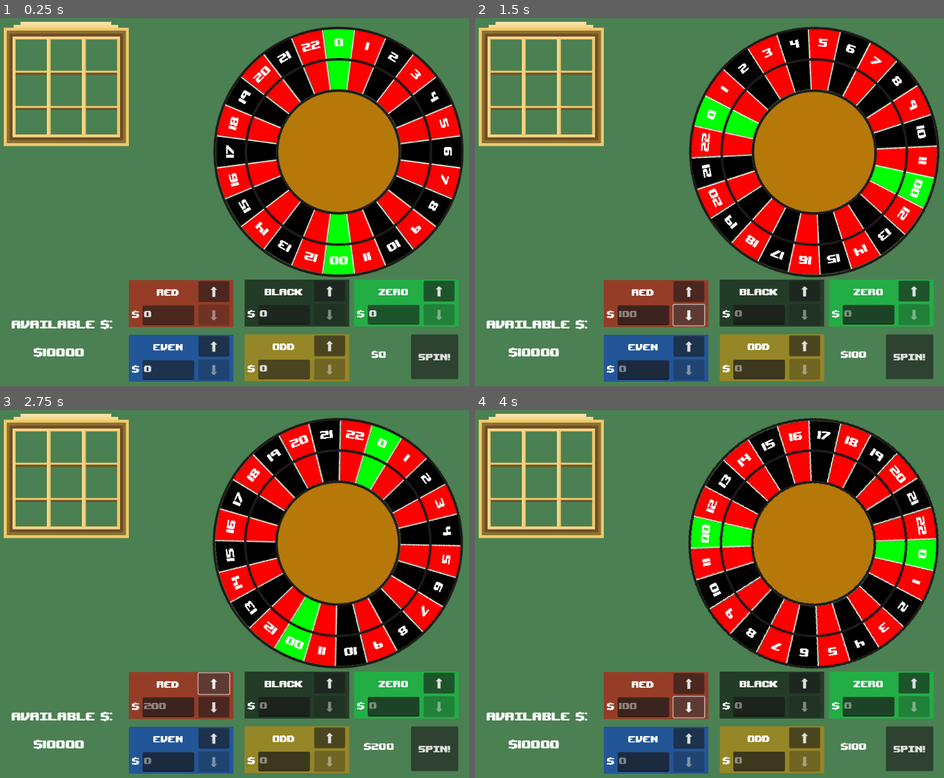
Above: before the commit, frames 1-4 (two rows, left to right).
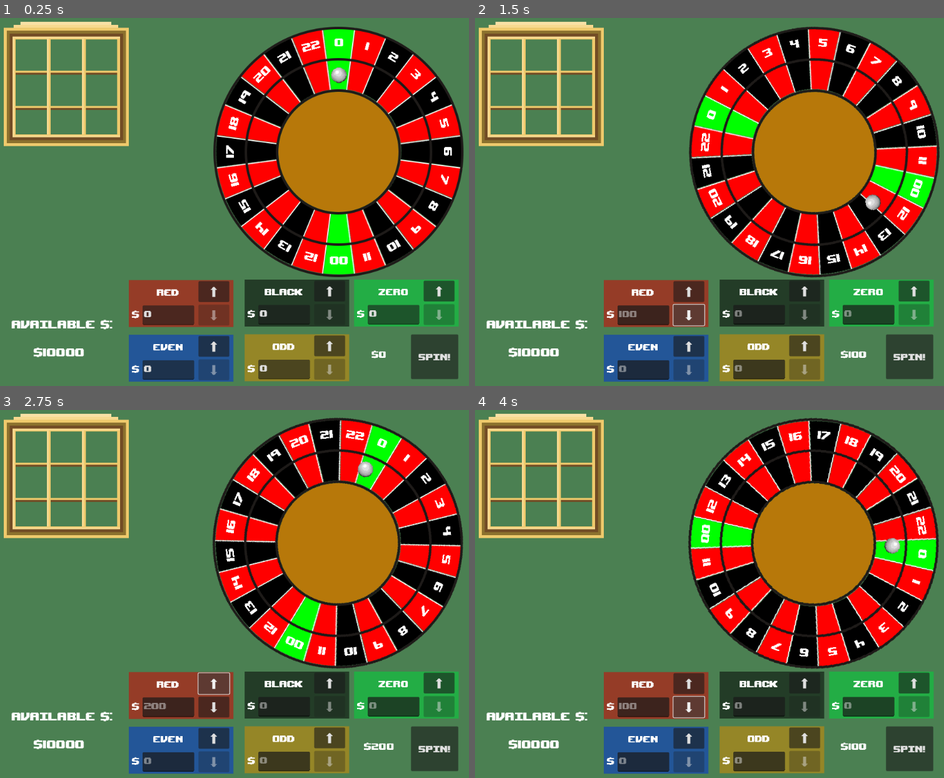
Above: after the commit, the same moments.

Repository: RossRKK/gmtk-game-jam-2025
Game: Godot game, scene res://scenes/roulette_scene.tscn
Two runs of this game, one before a commit and one after it. Both use one fixed random seed, a clock stepped at 60 frames per second and the inputs below.
Inputs:
- Up to frame 1 (0.25 s): no input
- Up to frame 2 (1.5 s): click "Spin!" at 0.5 s; click "⬇" at 1.25 s
- Up to frame 3 (2.75 s): click "⬆" at 2 s
- Up to frame 4 (4 s): click "Spin!" at 2.75 s; click "⬇" at 3.5 s

The runs differ from the first frame. In frame 1, 0.1% of the frame differs, in the area x 70-74%, y 13-18%; in frame 2, 0.1%; in frame 3, 0.1%; in frame 4, 0.1%.

Commit message:
Added ball animation

Diff:
--- /dev/null
+++ b/resources/roulette_wheel_speed_curve.tres
@@ -0,0 +1,6 @@
+[gd_resource type="Curve" format=3 uid="uid://bg5v3hh2jl7ww"]
+
+[resource]
+_limits = [-0.05, 20.0, 0.0, 1.0]
+_data = [Vector2(0, 0), 0.0, 0.0, 0, 0, Vector2(0.318408, 12.0995), 0.371695, 0.371695, 0, 0, Vector2(0.912935, -0.0415287), 2.27673, 0.364837, 0, 0, Vector2(1, 0.0135288), 0.0, 0.0, 0, 0]
+point_count = 4
--- a/scenes/roulette_wheel.tscn
+++ b/scenes/roulette_wheel.tscn
@@ -1,14 +1,16 @@
-[gd_scene load_steps=7 format=3 uid="uid://r5abxcpmk0i7"]
+[gd_scene load_steps=9 format=3 uid="uid://r5abxcpmk0i7"]
 
 [ext_resource type="Script" uid="uid://crspto8xpllg5" path="res://scripts/roulette_wheel/roulette_wheel.gd" id="1_7td6c"]
+[ext_resource type="Curve" uid="uid://bg5v3hh2jl7ww" path="res://resources/roulette_wheel_speed_curve.tres" id="2_tesrp"]
 [ext_resource type="Texture2D" uid="uid://dxt7fbm7mxhks" path="res://assets/png/wheel.png" id="2_yknb5"]
 [ext_resource type="Script" uid="uid://bpkca7p7wyc10" path="res://scripts/roulette_wheel/segment_handler.gd" id="3_yknb5"]
 [ext_resource type="AudioStream" uid="uid://cv45d7prip4ss" path="res://assets/sound/roulette.mp3" id="4_cjovd"]
+[ext_resource type="Texture2D" uid="uid://do22dud8xpk4i" path="res://assets/png/ball_base.png" id="5_61irv"]
 
-[sub_resource type="Curve" id="Curve_7td6c"]
-_limits = [-0.05, 20.0, 0.0, 1.0]
-_data = [Vector2(0, 0), 0.0, 0.0, 0, 0, Vector2(0.318408, 12.0995), 0.371695, 0.371695, 0, 0, Vector2(0.912935, -0.0415287), 2.27673, 0.364837, 0, 0, Vector2(1, 0.0135288), 0.0, 0.0, 0, 0]
-point_count = 4
+[sub_resource type="Curve" id="Curve_tesrp"]
+_limits = [0.99, 1.5, 0.0, 1.0]
+_data = [Vector2(0, 1.5), 0.0, 0.0, 0, 0, Vector2(0.473545, 1.19049), -0.888012, -0.888012, 0, 0, Vector2(1, 0.99), -0.652687, 0.0, 0, 0]
+point_count = 3
 
 [sub_resource type="SpriteFrames" id="SpriteFrames_cjovd"]
 animations = [{
@@ -23,7 +25,8 @@
 
 [node name="RouletteWheel" type="Node2D"]
 script = ExtResource("1_7td6c")
-spin_curve = SubResource("Curve_7td6c")
+spin_curve = ExtResource("2_tesrp")
+ball_curve = SubResource("Curve_tesrp")
 
 [node name="SegmentHandler" type="Node2D" parent="."]
 script = ExtResource("3_yknb5")
@@ -38,3 +41,8 @@
 
 [node name="SpinSFX" type="AudioStreamPlayer2D" parent="."]
 stream = ExtResource("4_cjovd")
+
+[node name="BallSprite" type="Sprite2D" parent="."]
+position = Vector2(2.98023e-08, -156)
+scale = Vector2(0.492188, 0.492188)
+texture = ExtResource("5_61irv")
--- a/scripts/roulette_wheel/roulette_wheel.gd
+++ b/scripts/roulette_wheel/roulette_wheel.gd
@@ -4,6 +4,7 @@
 var game: Game = Game.get_instance()
 
 @export var spin_curve: Curve = Curve.new()
+@export var ball_curve: Curve = Curve.new()
 
 @export var wobble_frequency: float = 10
 @export var wobble_amplitude: float = 0.01
@@ -20,12 +21,19 @@
 var ball: Ball
 var bets: Array[Bet]
 
+var result_segment: Segment
+var target_rotation: float = 0.
+
 func _start_spin(bs: Array[Bet]) -> void:
 	bets = bs
 	spinning = true
 	spin_timer.start()
 	spin_timer.timeout.connect(_stop_spin)
 	spin_sfx.play()
+
+	result_segment = segment_handler.random_segment()
+
+	target_rotation = Segment.get_roation_for_index(result_segment.index)
 
 	game.event_bus.spin_start.emit()
 
@@ -35,7 +43,7 @@
 	spinning = false
 	game.event_bus.spin_complete.emit()
 	# pick a cell at random (taking any effects into account)
-	var segment: Segment = segment_handler.pick_and_apply_segment(bets, ball)
+	result_segment.apply_landed_effect(bets, ball)
 
 
 # Called when the node enters the scene tree for the first time.
@@ -53,3 +61,8 @@
 
 		self.position.x += sin(normalised_time * wobble_frequency * PI) * speed_at_time * wobble_amplitude
 		self.position.y += cos(normalised_time * wobble_frequency * PI) * speed_at_time * wobble_amplitude
+
+		var ball_speed_at_time = ball_curve.sample(normalised_time)
+		var target_speed = (ball_speed_at_time * normalised_time) + (speed_at_time * (1 - normalised_time))
+
+		$BallSprite.position = Vector2.UP.rotated(target_rotation * target_speed) * 160
--- a/scripts/roulette_wheel/segment.gd
+++ b/scripts/roulette_wheel/segment.gd
@@ -39,12 +39,15 @@
 
 var index: int
 
+static func get_roation_for_index(index: int) -> float:
+	return index * (2 * PI / Game.get_instance().WHEEL_SIZE)
+
 func _init(col: RouletteColour, num: int, i: int):
 	colour = col
 	number = num
 	segment_effect = SegmentEffect.new()
 	index = i
-	rotation = i * (2 * PI / game.WHEEL_SIZE)
+	rotation = get_roation_for_index(i)
 
 func get_label() -> String:
 	if number == 0 and index != 0:
--- a/scripts/roulette_wheel/segment_handler.gd
+++ b/scripts/roulette_wheel/segment_handler.gd
@@ -35,9 +35,3 @@
 		segment_curves.append(get_segment_curve(child))
 	var selected_segment_index = DistributionRNG.random_with_distribution(segment_curves, game.WHEEL_SIZE)
 	return get_children()[selected_segment_index]
-
-
-func pick_and_apply_segment(bets: Array[Bet], ball: Ball) -> Segment:
-	var segment: Segment = random_segment()
-	segment.apply_landed_effect(bets, ball)
-	return segment
